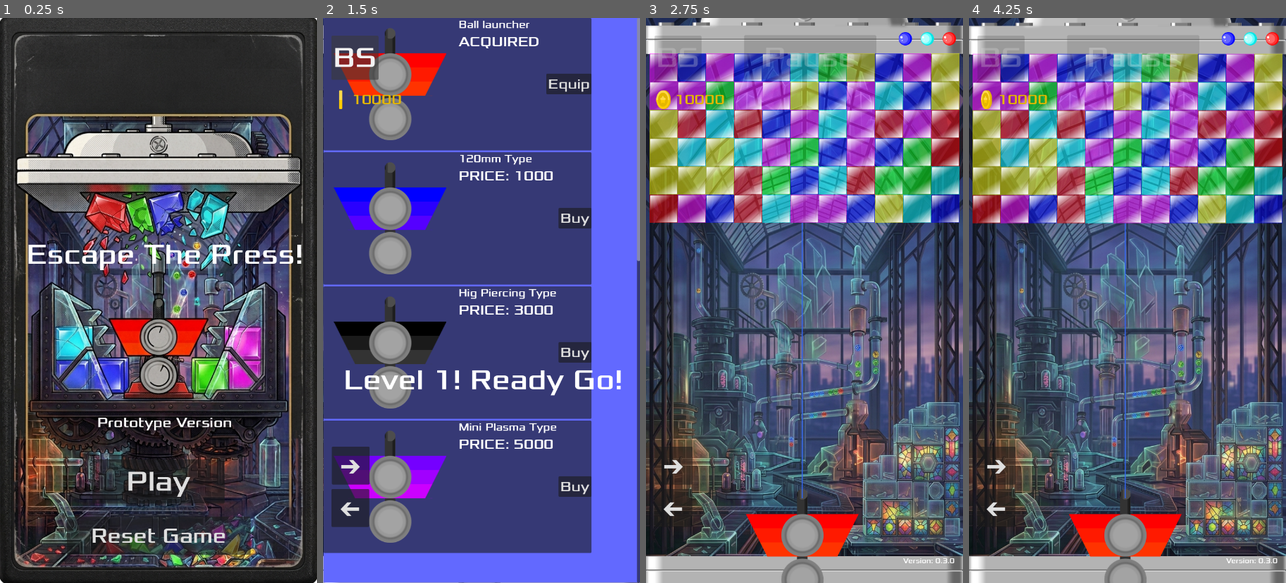
Above: before the commit, frames 1-4 (left to right).
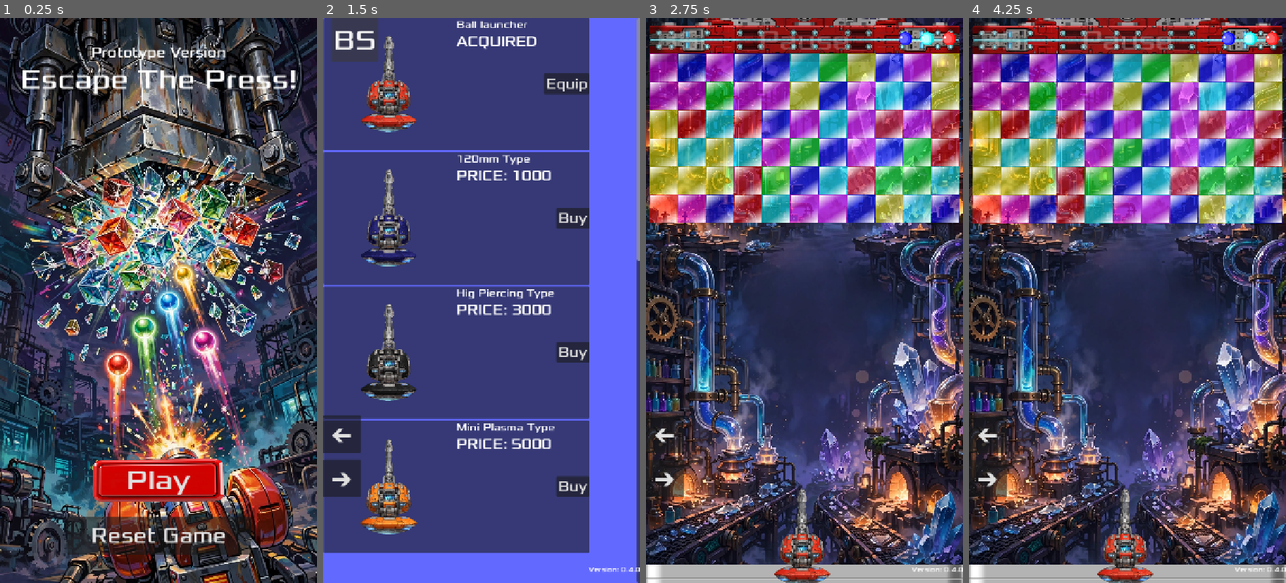
Above: after the commit, the same moments.

Repository: JamesElison/Escape_The_Press
Game: Godot game, scene res://core/scenes/set_elements/main_menu.tscn
Same seed, same stepped clock (60 frames per second), same inputs: the game is played once before the commit and once after it. Sound files missing from this copy of the repository are replaced by a short silence.
Inputs:
- Up to frame 1 (0.25 s): no input
- Up to frame 2 (1.5 s): click "Play" at 0.5 s; click "BS" at 1.25 s
- Up to frame 3 (2.75 s): click "Equip" at 2 s
- Up to frame 4 (4.25 s): click "Pause" at 2.75 s; click "Play" at 3.5 s

The runs differ from the first frame. In frame 1, 84% of the frame differs, in the area x 0-100%, y 0-100%; in frame 2, 21%; in frame 3, 72%; in frame 4, 72%.

Commit message:
Version: 0.4.1

Diff:
--- a/core/entities/players/player.tscn
+++ b/core/entities/players/player.tscn
@@ -20,11 +20,10 @@
 bus = &"fx"
 
 [node name="PlayerSprite" type="Sprite2D" parent="." unique_id=1451931167]
-position = Vector2(0, -27)
+position = Vector2(0, -63)
 texture = ExtResource("1_xvqjg")
 
 [node name="PlayerShape" type="CollisionShape2D" parent="." unique_id=510213879]
-visible = false
 position = Vector2(0, -49)
 shape = SubResource("CircleShape2D_k6ly5")
 
--- a/core/scenes/levels/test_area.tscn
+++ b/core/scenes/levels/test_area.tscn
@@ -4,7 +4,7 @@
 [ext_resource type="PackedScene" uid="uid://5m7ldlu1mtar" path="res://core/entities/enemies/press.tscn" id="1_b72cg"]
 [ext_resource type="Script" uid="uid://dqb10raqrdmmm" path="res://core/scripts/level_camera.gd" id="2_01iaf"]
 [ext_resource type="PackedScene" uid="uid://fqrebvpju1u5" path="res://core/entities/players/player.tscn" id="2_ovmqw"]
-[ext_resource type="Texture2D" uid="uid://101l40aty4i2" path="res://core/assets/background/crystal_palace.jpeg" id="2_ypx8k"]
+[ext_resource type="Texture2D" uid="uid://1b0llko1kau4" path="res://core/assets/background/crystal_palace.jpg" id="2_ypx8k"]
 [ext_resource type="PackedScene" uid="uid://c6p7ipae3fmnf" path="res://core/scenes/set_elements/floor.tscn" id="3_ovmqw"]
 [ext_resource type="AudioStream" uid="uid://bibiwkah2mjds" path="res://core/assets/sounds/level_music/House In a Forest Loop.ogg" id="3_y1bkx"]
 [ext_resource type="AudioStream" uid="uid://c37tvmby081i6" path="res://core/assets/sounds/level_music/gameover.wav" id="4_f6opj"]
@@ -43,7 +43,6 @@
 limit_top = 0
 limit_right = 720
 limit_bottom = 1280
-position_smoothing_enabled = true
 script = ExtResource("2_01iaf")
 
 [node name="LevelMusic" type="AudioStreamPlayer" parent="." unique_id=21811574]
@@ -61,10 +60,10 @@
 position = Vector2(360, 47)
 
 [node name="Floor" parent="." unique_id=1662461556 instance=ExtResource("3_ovmqw")]
-position = Vector2(360, 1252)
+position = Vector2(360, 1271)
 
 [node name="Player" parent="." unique_id=1101960694 node_paths=PackedStringArray("charger") instance=ExtResource("2_ovmqw")]
-position = Vector2(355, 1220)
+position = Vector2(355, 1239)
 charger = NodePath("../Charger")
 
 [node name="Limits" type="StaticBody2D" parent="." unique_id=1558915970]
@@ -83,34 +82,12 @@
 position = Vector2(689, 47)
 rotation = 4.712389
 
-[node name="VersionLabel" type="Label" parent="." unique_id=1082328299]
-anchors_preset = -1
-anchor_left = 14.825
-anchor_top = 31.5
-anchor_right = 17.75
-anchor_bottom = 32.075
-offset_left = 584.0
-offset_top = 1220.0
-offset_right = 701.0
-offset_bottom = 1240.0
-grow_horizontal = 0
-grow_vertical = 0
-theme_override_fonts/font = ExtResource("11_nqyh5")
-text = "Version: 0.3.0"
-
 [node name="LevelCanvasLayer" type="CanvasLayer" parent="." unique_id=1652093017]
 
 [node name="BodyShop" parent="LevelCanvasLayer" unique_id=1610804757 instance=ExtResource("14_skvvx")]
 visible = false
 
-[node name="HUD" type="Control" parent="LevelCanvasLayer" unique_id=1947921536]
-layout_mode = 3
-anchors_preset = 0
-offset_right = 40.0
-offset_bottom = 40.0
-
-[node name="MessageLabel" type="Label" parent="LevelCanvasLayer/HUD" unique_id=599910191]
-layout_mode = 1
+[node name="MessageLabel" type="Label" parent="LevelCanvasLayer" unique_id=599910191]
 anchors_preset = 8
 anchor_left = 0.5
 anchor_top = 0.5
@@ -128,54 +105,61 @@
 horizontal_alignment = 1
 vertical_alignment = 1
 
-[node name="BodyShopButton" parent="LevelCanvasLayer/HUD" unique_id=575916918 node_paths=PackedStringArray("body_shop_ui", "pause_button") instance=ExtResource("13_jyd58")]
+[node name="BodyShopButton" parent="LevelCanvasLayer" unique_id=575916918 node_paths=PackedStringArray("body_shop_ui", "pause_button") instance=ExtResource("13_jyd58")]
 process_mode = 3
-layout_mode = 1
 offset_left = 19.0
-offset_top = 40.0
 offset_right = 126.0
-offset_bottom = 140.0
+offset_bottom = 100.0
 size_flags_horizontal = 4
 size_flags_vertical = 4
-body_shop_ui = NodePath("../../BodyShop")
+body_shop_ui = NodePath("../BodyShop")
 pause_button = NodePath("../PauseButton")
 
-[node name="PauseButton" parent="LevelCanvasLayer/HUD" unique_id=126329662 instance=ExtResource("11_2xyph")]
-layout_mode = 1
+[node name="PauseButton" parent="LevelCanvasLayer" unique_id=126329662 instance=ExtResource("11_2xyph")]
 anchors_preset = 5
 anchor_left = 0.5
 anchor_right = 0.5
-offset_left = 203.0
-offset_top = 39.0
-offset_right = 503.0
-offset_bottom = 139.0
+offset_left = -150.0
+offset_right = 150.0
 grow_horizontal = 2
 
-[node name="Coin" parent="LevelCanvasLayer/HUD" unique_id=780510659 instance=ExtResource("12_2xyph")]
-layout_mode = 0
+[node name="Coin" parent="LevelCanvasLayer" unique_id=780510659 instance=ExtResource("12_2xyph")]
+visible = false
 offset_left = 40.0
 offset_top = 185.0
 offset_right = 40.0
 offset_bottom = 185.0
 mouse_filter = 2
 
-[node name="TurnLeftButton" parent="LevelCanvasLayer/HUD" unique_id=1662244709 instance=ExtResource("15_52uox")]
-layout_mode = 1
-anchors_preset = 2
+[node name="TurnLeftButton" parent="LevelCanvasLayer" unique_id=1662244709 instance=ExtResource("15_52uox")]
+anchors_preset = 4
+anchor_top = 0.5
+anchor_bottom = 0.5
+offset_top = 260.0
+offset_bottom = 346.0
+grow_vertical = 2
+
+[node name="TurnRightButton" parent="LevelCanvasLayer" unique_id=532990282 instance=ExtResource("16_ypx8k")]
+anchors_preset = 4
+anchor_top = 0.5
+anchor_bottom = 0.5
+offset_top = 360.0
+offset_bottom = 446.0
+grow_vertical = 2
+
+[node name="VersionLabel" type="Label" parent="LevelCanvasLayer" unique_id=1082328299]
+anchors_preset = 3
+anchor_left = 1.0
 anchor_top = 1.0
+anchor_right = 1.0
 anchor_bottom = 1.0
-offset_left = 19.0
-offset_top = 1027.0
-offset_right = 105.0
-offset_bottom = 1113.0
+offset_left = -117.0
+offset_top = -40.0
+offset_bottom = -20.0
+grow_horizontal = 0
 grow_vertical = 0
-
-[node name="TurnRightButton" parent="LevelCanvasLayer/HUD" unique_id=532990282 instance=ExtResource("16_ypx8k")]
-layout_mode = 0
-offset_left = 20.0
-offset_top = 971.0
-offset_right = 106.0
-offset_bottom = 1057.0
+theme_override_fonts/font = ExtResource("11_nqyh5")
+text = "Version: 0.4.0"
 
 [node name="MessageTimer" type="Timer" parent="." unique_id=1222788902]
 
--- a/core/scenes/set_elements/hud.tscn
+++ b/core/scenes/set_elements/hud.tscn
@@ -2,44 +2,39 @@
 
 [ext_resource type="Script" uid="uid://cdo1mk5htu1tp" path="res://core/scripts/hud.gd" id="1_sg3qs"]
 [ext_resource type="FontFile" uid="uid://dnnkj3n1uuckt" path="res://core/assets/fonts/Xolonium-Regular.ttf" id="1_w0588"]
+[ext_resource type="Texture2D" uid="uid://bb564w0rl0pib" path="res://core/assets/HUD/start_button_1.png" id="3_flne0"]
 
 [node name="HUD" type="CanvasLayer" unique_id=931431950]
 script = ExtResource("1_sg3qs")
 
-[node name="MessageLabel" type="Label" parent="." unique_id=144190612]
-anchors_preset = 8
+[node name="MessageLabel2" type="Label" parent="." unique_id=501870911]
+anchors_preset = 5
 anchor_left = 0.5
-anchor_top = 0.5
 anchor_right = 0.5
-anchor_bottom = 0.5
-offset_left = -300.0
-offset_top = -143.0
-offset_right = 329.0
-offset_bottom = 16.0
+offset_left = -314.0
+offset_top = 50.0
+offset_right = 315.0
+offset_bottom = 150.0
 grow_horizontal = 2
-grow_vertical = 2
 theme_override_fonts/font = ExtResource("1_w0588")
-theme_override_font_sizes/font_size = 64
-text = "Escape The Press!
+theme_override_font_sizes/font_size = 32
+text = "Prototype Version
 "
 horizontal_alignment = 1
 vertical_alignment = 1
 
-[node name="MessageLabel2" type="Label" parent="." unique_id=501870911]
-anchors_preset = 7
+[node name="MessageLabel" type="Label" parent="." unique_id=144190612]
+anchors_preset = 5
 anchor_left = 0.5
-anchor_top = 1.0
 anchor_right = 0.5
-anchor_bottom = 1.0
-offset_left = -300.0
-offset_top = -392.0
-offset_right = 329.0
-offset_bottom = -292.0
+offset_left = -314.0
+offset_top = 100.0
+offset_right = 315.0
+offset_bottom = 259.0
 grow_horizontal = 2
-grow_vertical = 0
 theme_override_fonts/font = ExtResource("1_w0588")
-theme_override_font_sizes/font_size = 32
-text = "Prototype Version
+theme_override_font_sizes/font_size = 64
+text = "Escape The Press!
 "
 horizontal_alignment = 1
 vertical_alignment = 1
@@ -50,15 +45,18 @@
 anchor_top = 1.0
 anchor_right = 0.5
 anchor_bottom = 1.0
-offset_left = -150.0
-offset_top = -280.0
-offset_right = 150.0
-offset_bottom = -180.0
+offset_left = -154.0
+offset_top = -288.0
+offset_right = 154.0
+offset_bottom = -178.0
 grow_horizontal = 2
 grow_vertical = 0
 theme_override_fonts/font = ExtResource("1_w0588")
 theme_override_font_sizes/font_size = 64
 text = "Play"
+icon = ExtResource("3_flne0")
+flat = true
+icon_alignment = 1
 
 [node name="ResetButton" type="Button" parent="." unique_id=1207356961]
 anchors_preset = 7
--- a/core/scenes/set_elements/main_menu.tscn
+++ b/core/scenes/set_elements/main_menu.tscn
@@ -1,7 +1,7 @@
 [gd_scene format=3 uid="uid://cxw1n1qnststx"]
 
 [ext_resource type="PackedScene" uid="uid://by3lvy4ieoswm" path="res://core/scenes/set_elements/hud.tscn" id="1_jsm2u"]
-[ext_resource type="Texture2D" uid="uid://c07vflll64lb5" path="res://core/assets/background/main_menu_background.jpeg" id="1_y7ek6"]
+[ext_resource type="Texture2D" uid="uid://cuyulpxg23d10" path="res://core/assets/background/main_menu_background.jpg" id="1_y7ek6"]
 
 [node name="MainMenu" type="Node2D" unique_id=773711802]
 
--- a/core/scripts/block.gd
+++ b/core/scripts/block.gd
@@ -33,7 +33,7 @@
 	"res://core/assets/sprites/set_objects/red_block.png",
 	"res://core/assets/sprites/set_objects/green_block.png",
 	"res://core/assets/sprites/set_objects/blue_block.png",
-	"res://core/assets/sprites/set_objects/ciano_block.png",
+	"res://core/assets/sprites/set_objects/cyan_block.png",
 	"res://core/assets/sprites/set_objects/magenta_block.png",
 	"res://core/assets/sprites/set_objects/yellow_block.png"
 ]
@@ -43,7 +43,7 @@
 	"res://core/assets/sprites/set_objects/red_block_bright.png",
 	"res://core/assets/sprites/set_objects/green_block_bright.png",
 	"res://core/assets/sprites/set_objects/blue_block_bright.png",
-	"res://core/assets/sprites/set_objects/ciano_block_bright.png",
+	"res://core/assets/sprites/set_objects/cyan_block_bright.png",
 	"res://core/assets/sprites/set_objects/magenta_block_bright.png",
 	"res://core/assets/sprites/set_objects/yellow_block_bright.png"
 ]
@@ -66,8 +66,8 @@
 	# Desativa sync com física tradicional para poder mover livremente ao cair
 	sync_to_physics = false
 
-	if shine_timer:
-		shine_timer.start()
+	#if shine_timer:
+		#shine_timer.start()
 
 func _physics_process(delta: float) -> void:
 	# Quando o bloco soltar da Prensa, fazemos ele cair até atingir o chão
@@ -318,22 +318,22 @@
 	queue_free()
 
 # Executa o efeito de brilho dinâmico usando o sprite correspondente à cor atual
-func _on_shine_timer_timeout() -> void:
-	if is_being_destroyed or not block_sprite:
-		return
-
-	if block_color >= 0 and block_color < bright_block_colors.size():
-		var original_texture_path = block_colors[block_color]
-		var bright_texture_path = bright_block_colors[block_color]
-
-		if ResourceLoader.exists(bright_texture_path):
-			block_sprite.texture = load(bright_texture_path)
-
-			# Aguarda os 0.14s do brilho e retorna para a textura normal
-			await get_tree().create_timer(0.14).timeout
-
-			if is_instance_valid(self) and not is_being_destroyed and block_sprite:
-				block_sprite.texture = load(original_texture_path)
+#func _on_shine_timer_timeout() -> void:
+	#if is_being_destroyed or not block_sprite:
+		#return
+		#
+	#if block_color >= 0 and block_color < bright_block_colors.size():
+		#var original_texture_path = block_colors[block_color]
+		#var bright_texture_path = bright_block_colors[block_color]
+		#
+		#if ResourceLoader.exists(bright_texture_path):
+			#block_sprite.texture = load(bright_texture_path)
+			#
+			## Aguarda os 0.14s do brilho e retorna para a textura normal
+			#await get_tree().create_timer(0.14).timeout
+			#
+			#if is_instance_valid(self) and not is_being_destroyed and block_sprite:
+				#block_sprite.texture = load(original_texture_path)
 
 # Transição suave entre a cor antiga e a nova cor misturada
 func fade_to_color(new_color_index: int) -> void:
--- a/core/scripts/color_ball.gd
+++ b/core/scripts/color_ball.gd
@@ -15,7 +15,7 @@
 	"res://core/assets/sprites/set_objects/red_ball.png",
 	"res://core/assets/sprites/set_objects/green_ball.png",
 	"res://core/assets/sprites/set_objects/blue_ball.png",
-	"res://core/assets/sprites/set_objects/ciano_ball.png",
+	"res://core/assets/sprites/set_objects/cyan_ball.png",
 	"res://core/assets/sprites/set_objects/magenta_ball.png",
 	"res://core/assets/sprites/set_objects/yellow_ball.png"
 ]
--- a/core/scripts/color_ball_charger.gd
+++ b/core/scripts/color_ball_charger.gd
@@ -6,7 +6,7 @@
 	"res://core/assets/sprites/set_objects/red_ball.png",
 	"res://core/assets/sprites/set_objects/green_ball.png",
 	"res://core/assets/sprites/set_objects/blue_ball.png",
-	"res://core/assets/sprites/set_objects/ciano_ball.png",
+	"res://core/assets/sprites/set_objects/cyan_ball.png",
 	"res://core/assets/sprites/set_objects/magenta_ball.png",
 	"res://core/assets/sprites/set_objects/yellow_ball.png"
 ]
--- a/core/scripts/level.gd
+++ b/core/scripts/level.gd
@@ -6,9 +6,9 @@
 @onready var level_start_timer = $LevelStartTimer
 @onready var press = $Press
 @onready var player = $Player
-@onready var message_label = $LevelCanvasLayer/HUD/MessageLabel
-@onready var body_shop_button = $LevelCanvasLayer/HUD/BodyShopButton
-@onready var pause_button = $LevelCanvasLayer/HUD/PauseButton
+@onready var message_label = $LevelCanvasLayer/MessageLabel
+@onready var body_shop_button = $LevelCanvasLayer/BodyShopButton
+@onready var pause_button = $LevelCanvasLayer/PauseButton
 @onready var message_timer = $MessageTimer
 
 var level_cleared: bool = false
--- a/project.godot
+++ b/project.godot
@@ -13,7 +13,7 @@
 config/name="escape_the_press"
 run/main_scene="uid://cxw1n1qnststx"
 config/features=PackedStringArray("4.7", "GL Compatibility")
-config/icon="res://icon.svg"
+config/icon="uid://buciu0b4gawp3"
 
 [audio]
 
@@ -29,8 +29,8 @@
 
 window/size/viewport_width=720
 window/size/viewport_height=1280
-window/stretch/mode="viewport"
-window/stretch/aspect="expand"
+window/stretch/mode="canvas_items"
+window/stretch/aspect="keep_width"
 window/handheld/orientation=1
 
 [input]
Binary file added: core/assets/HUD/start_button_1.png
Not shown, added: core/assets/HUD/start_button_1.png.import
Binary file added: core/assets/background/ancient_ruins.jpg
Not shown, added: core/assets/background/ancient_ruins.jpg.import
Binary file removed: core/assets/background/crystal_palace.jpeg
Binary file added: core/assets/background/crystal_palace.jpg
Not shown, added: core/assets/background/crystal_palace.jpg.import
Binary file added: core/assets/background/heavy_metal.jpg
Not shown, added: core/assets/background/heavy_metal.jpg.import
Binary file removed: core/assets/background/main_menu_background.jpeg
Binary file added: core/assets/background/main_menu_background.jpg
Not shown, added: core/assets/background/main_menu_background.jpg.import
(and 105 more such lines)
